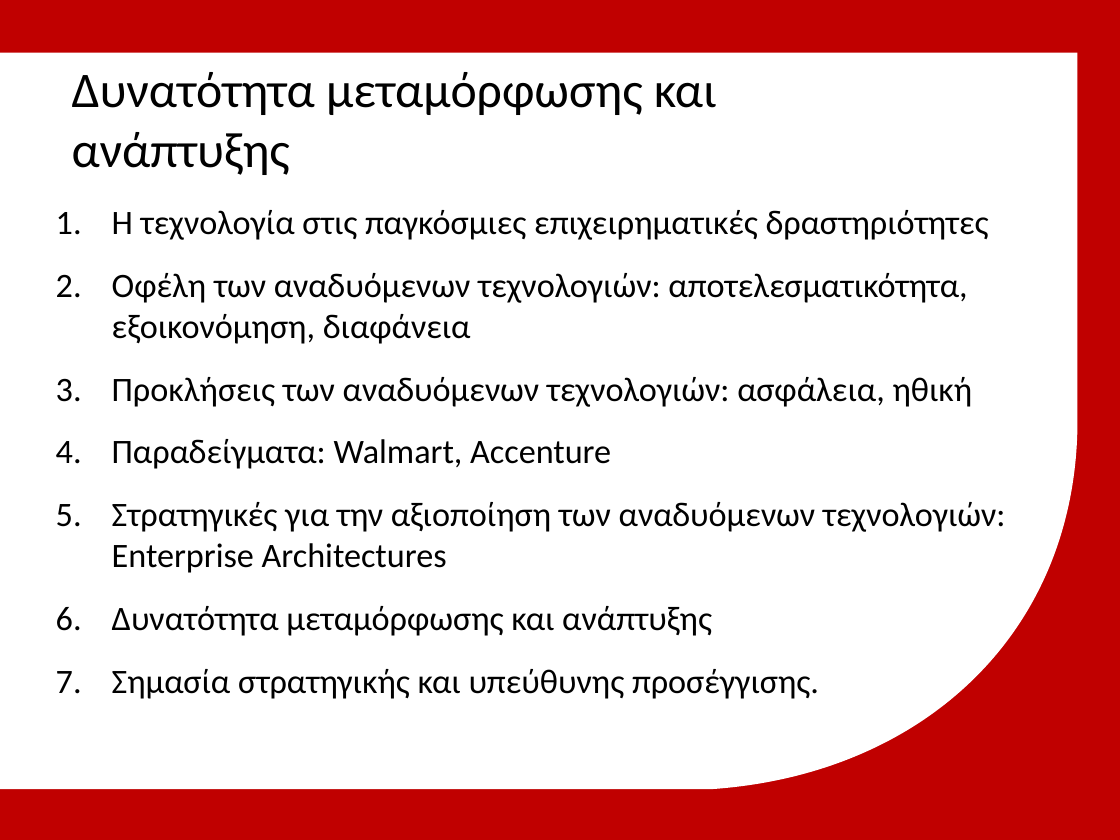
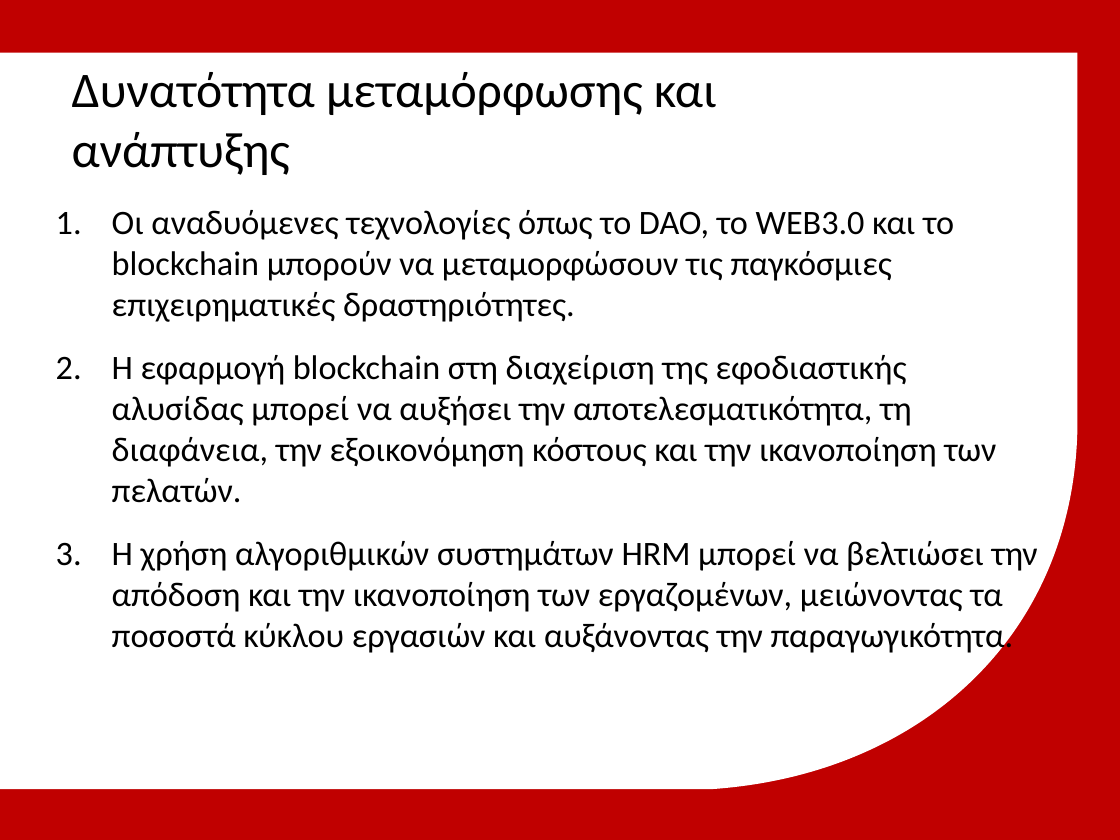
Before and after one commit to michailmarkou1995/MBA, a slide deck: slide 9 of Spiritual Wellbeing IV Professional Development and Applied Research/Μητροπολιτικό Κολλέγιο_ΣΕΚΦ[Μιχαηλ Μαρκου] IT in Global Business.pptx. Drawn at 1120x840 pixels with LibreOffice and Linux fonts; fonts in the diff are those of the drawing; background and template pictures are left out. Boxes give left, top, right and bottom in pixels: in the first picture for what was removed or moved away, otherwise in the second. Text is boxed around its words. In the diff, an @@ line names an element or a change of style, - is before the commit and + after.

```diff
--- a/Spiritual Wellbeing IV Professional Development and Applied Research/Μητροπολιτικό Κολλέγιο_ΣΕΚΦ[Μιχαηλ Μαρκου] IT in Global Business.pptx
+++ b/Spiritual Wellbeing IV Professional Development and Applied Research/Μητροπολιτικό Κολλέγιο_ΣΕΚΦ[Μιχαηλ Μαρκου] IT in Global Business.pptx
@@ text at <box>112,210,1038,656</box>: text changed @@
-1. Η τεχνολογία στις παγκόσμιες επιχειρηματικές δραστηριότητες
-2. Οφέλη των αναδυόμενων τεχνολογιών: αποτελεσματικότητα, εξοικονόμηση, διαφάνεια
-3. Προκλήσεις των αναδυόμενων τεχνολογιών: ασφάλεια, ηθική
-4. Παραδείγματα: Walmart, Accenture
-5. Στρατηγικές για την αξιοποίηση των αναδυόμενων τεχνολογιών: Enterprise Architectures
-6. Δυνατότητα μεταμόρφωσης και ανάπτυξης
-7. Σημασία στρατηγικής και υπεύθυνης προσέγγισης.
+1. Οι αναδυόμενες τεχνολογίες όπως το DAO, το WEB3.0 και το blockchain μπορούν να μεταμορφώσουν τις παγκόσμιες επιχειρηματικές δραστηριότητες.
+2. Η εφαρμογή blockchain στη διαχείριση της εφοδιαστικής αλυσίδας μπορεί να αυξήσει την αποτελεσματικότητα, τη διαφάνεια, την εξοικονόμηση κόστους και την ικανοποίηση των πελατών.
+3. Η χρήση αλγοριθμικών συστημάτων HRM μπορεί να βελτιώσει την απόδοση και την ικανοποίηση των εργαζομένων, μειώνοντας τα ποσοστά κύκλου εργασιών και αυξάνοντας την παραγωγικότητα.
```
Also in this commit, not shown: 1 other slide changed, 1 slide added, 1 slide removed.
